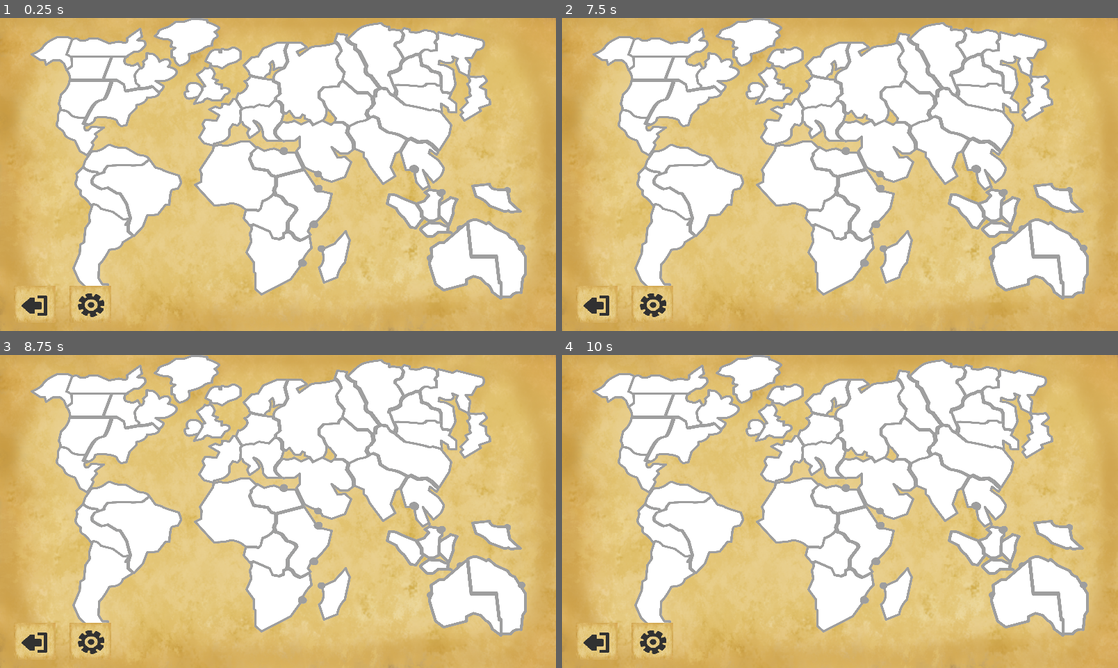
Above: before the commit, frames 1-4 (two rows, left to right).
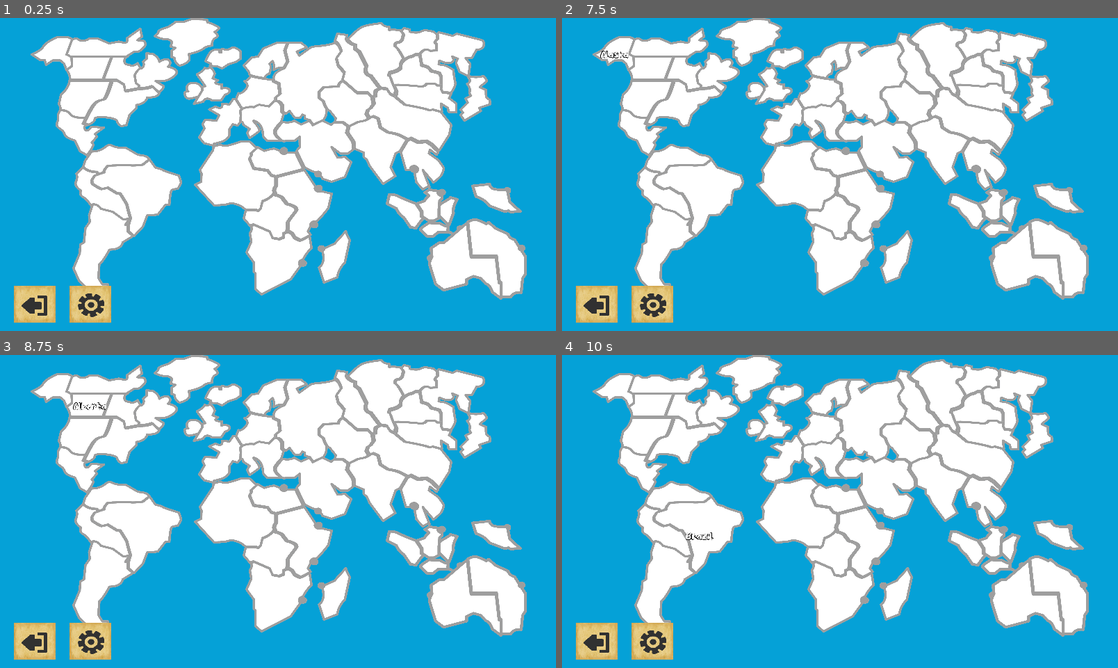
Above: after the commit, the same moments.

Repository: argosopentech/Conquest
Game: Godot game, scene res://Source/Gameplay/Game/Game.tscn
Same seed, same stepped clock (60 frames per second), same inputs: the game is played once before the commit and once after it. This scene is started directly instead of the project's main scene.
Inputs (mouse positions are in pixels of both pictures, inside the frame that each line leads up to):
- Up to frame 1 (0.25 s): no input
- Up to frame 2 (7.5 s): tap Enter (ui_accept) at 0.5, 0.77, 7.25 s; move the mouse to (906, 102) at 0.52 s; hold M (move) 0.53-1.25 s; click (906, 102) at 0.67 s; click (650, 302) at 1.25 s; click (895, 218) at 2 s; click (895, 243) at 2.75 s; click (895, 218) at 3.5 s; click (895, 243) at 4.25 s; click (895, 218) at 5 s; click (895, 243) at 5.75 s; click "Cancel" at 6.5 s; move the mouse to (612, 52) at 7.27 s; tap Right (next) at 7.35 s; click (612, 52) at 7.42 s
- Up to frame 3 (8.75 s): tap Enter (ui_accept) at 7.52, 8 s; move the mouse to (88, 405) at 8.02 s; hold Left (previous) from 8.03 s (still down); click (88, 405) at 8.17 s
- Up to frame 4 (10 s): tap Enter (ui_accept) at 8.75, 9.02, 9.5, 9.77 s; move the mouse to (667, 586) at 8.77 s; release Left (previous) at 8.78 s; tap Tab (reveal_country_names) at 8.85 s; click (667, 586) at 8.92 s; move the mouse to (701, 533) at 9.52 s; hold M (move) from 9.53 s (still down); click (701, 533) at 9.67 s

The runs differ from the first frame. In frame 1, 57% of the frame differs, in the area x 0-100%, y 0-100%; in frame 2, 58%; in frame 3, 58%; in frame 4, 58%.
Error in both runs: Invalid get index 'current_players' (on base: 'Dictionary'). (res://Source/Gameplay/Game/Game.gd:43)

Commit message:
UI fixes and Server Input

Diff:
--- a/Source/Gameplay/Game/Game.tscn
+++ b/Source/Gameplay/Game/Game.tscn
@@ -101,6 +101,10 @@
 [node name="ColorRect" parent="Background" index="0"]
 color = Color( 0.0235294, 0.635294, 0.847059, 1 )
 
+[node name="TextureRect" parent="Background" index="1"]
+visible = false
+mouse_filter = 2
+
 [node name="HUD" type="CanvasLayer" parent="."]
 
 [node name="QuitBorder" type="TextureRect" parent="HUD"]
--- a/Source/Gameplay/HUD/OptionsMenu.gd
+++ b/Source/Gameplay/HUD/OptionsMenu.gd
@@ -27,11 +27,6 @@
 	set_name_edit()
 
 func set_name_edit():
-	if Server.connected:
-		name_edit.editable = true
-	else:
-		name_edit.editable = false
-
 	if get_owner().name == "Game":
 		name_edit.editable = false
 
--- a/Source/Main/Main.gd
+++ b/Source/Main/Main.gd
@@ -31,20 +31,22 @@
 func options_saved():
 	setup_music()
 
-func _on_Connect_pressed():
-	if not ip_edit.text.is_valid_ip_address():
+func _on_Connect_pressed(ip=ip_edit.text):
+	if not ip.is_valid_ip_address():
 		return
 	Server.disconnect_server()
 	server_not_connected()
-	Server.SERVER_IP = ip_edit.text
+	Server.SERVER_IP = ip
 	Server.connect_to_server()
 
 func server_connected():
 	success_label.show()
 	error_label.hide()
 	get_node("MenuBorder/Menu/Play").disabled = false
+	get_node("MenuBorder/Menu/Overlay/OptionsOverlay/OptionsMenu/Info/NameEdit").editable = true
 
 func server_not_connected():
 	success_label.hide()
 	error_label.show()
 	get_node("MenuBorder/Menu/Play").disabled = true
+	get_node("MenuBorder/Menu/Overlay/OptionsOverlay/OptionsMenu/Info/NameEdit").editable = false
--- a/Source/Main/Main.tscn
+++ b/Source/Main/Main.tscn
@@ -254,6 +254,7 @@
 }
 
 [connection signal="options_saved" from="MenuBorder/Menu" to="." method="options_saved"]
+[connection signal="text_entered" from="Server/IP" to="." method="_on_Connect_pressed"]
 [connection signal="pressed" from="Server/Connect" to="." method="_on_Connect_pressed"]
 
 [editable path="Background"]
--- a/Source/Server/Server.gd
+++ b/Source/Server/Server.gd
@@ -39,7 +39,7 @@
 		connected = false
 
 func _connected_to_server():
-	print("Connected to the server.")
+	print("Connected to the server: ", SERVER_IP)
 	player_id = get_tree().get_network_unique_id()
 	connected = true
 
